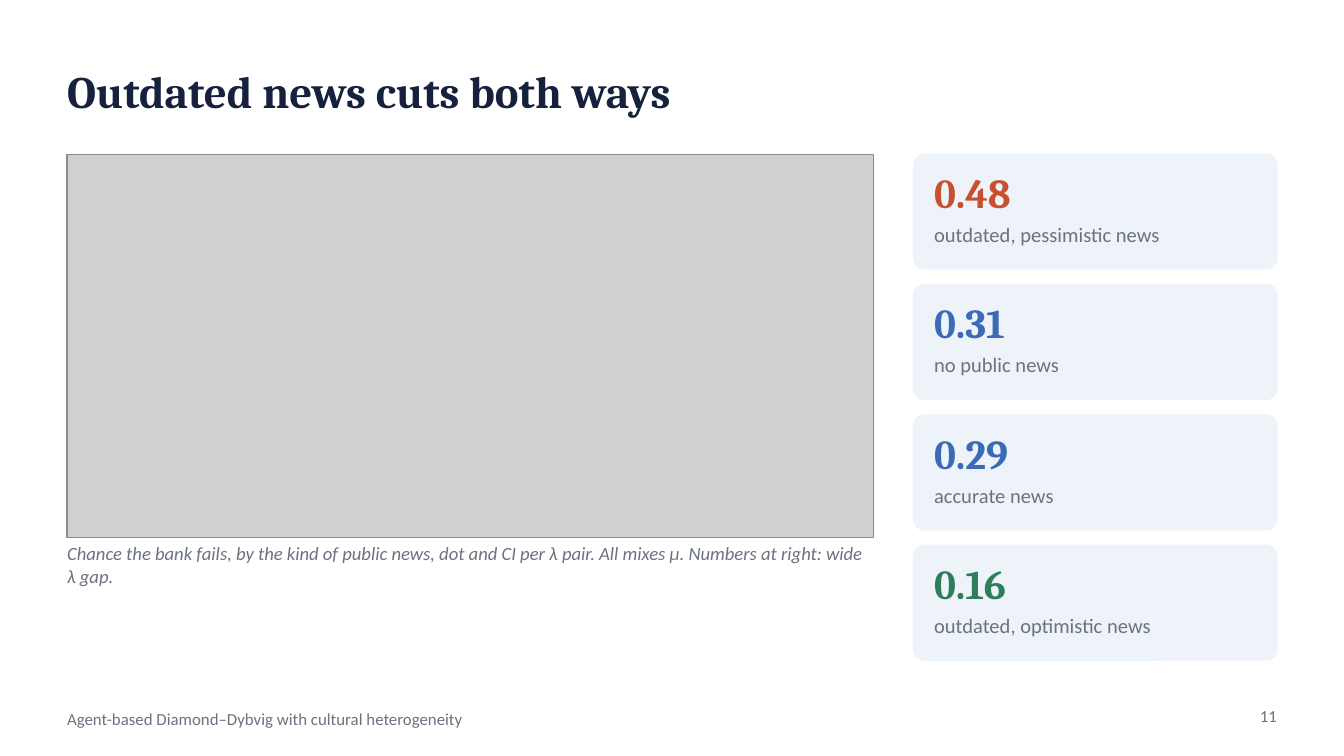
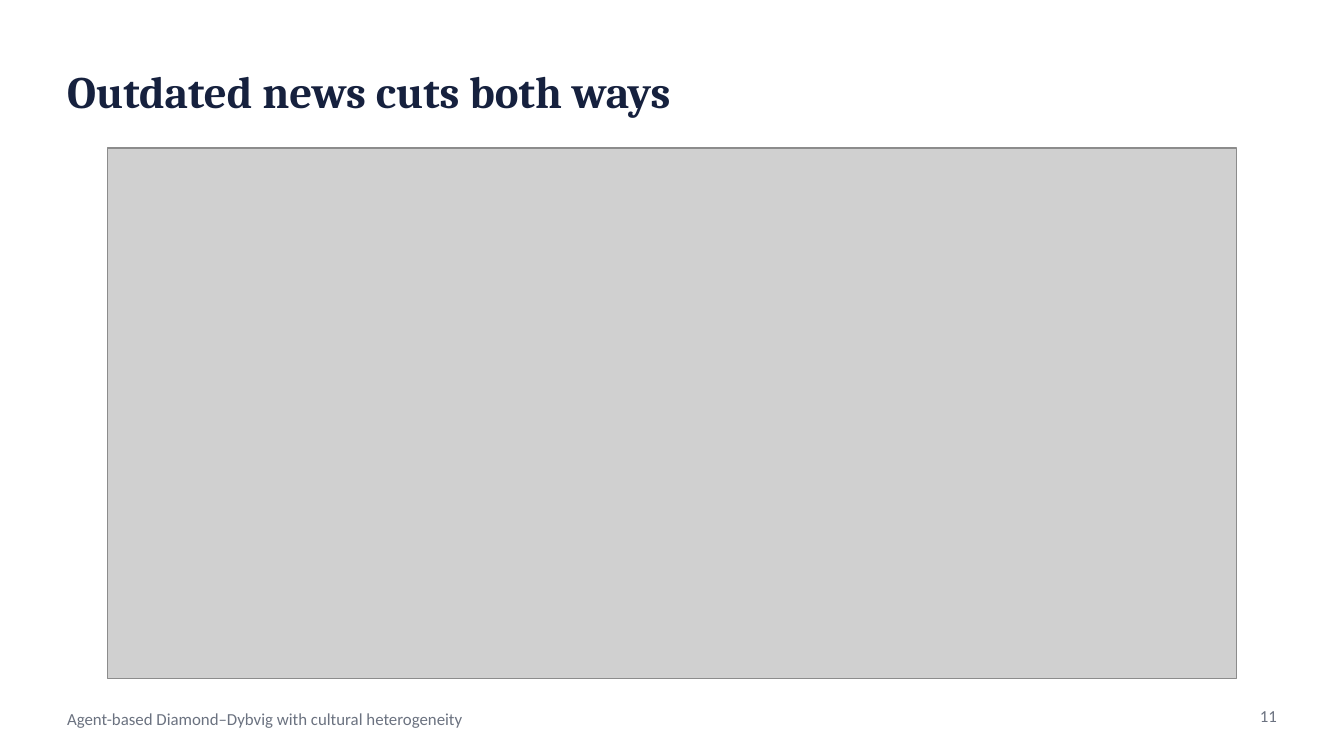
Before and after one commit to wlstover/BankRuns5, a slide deck: slide 11 of docs/deck_2026-10-26_seminar.pptx. Drawn at 1344x756 pixels with LibreOffice and Linux fonts; fonts in the diff are those of the drawing; grey boxes stand for pictures. Boxes give left, top, right and bottom in pixels: in the first picture for what was removed or moved away, otherwise in the second. Text is boxed around its words. In the diff, an @@ line names an element or a change of style, - is before the commit and + after.

```diff
--- a/docs/deck_2026-10-26_seminar.pptx
+++ b/docs/deck_2026-10-26_seminar.pptx
@@ picture: place and size @@
-picture at [67, 155, 874, 538]
+picture at [108, 148, 1236, 679]
@@ rounded rectangle removed at [914, 155, 1277, 269] @@
@@ text removed at [934, 180, 1011, 209] @@
-0.48
@@ text removed at [934, 228, 1160, 246] @@
-outdated, pessimistic news
@@ rounded rectangle removed at [914, 285, 1277, 399] @@
@@ text removed at [934, 310, 1005, 339] @@
-0.31
@@ text removed at [934, 358, 1059, 376] @@
-no public news
@@ rounded rectangle removed at [914, 415, 1277, 530] @@
@@ text removed at [934, 441, 1008, 470] @@
-0.29
@@ text removed at [934, 490, 1054, 503] @@
-accurate news
@@ text removed at [67, 547, 862, 586] @@
-Chance the bank fails, by the kind of public news, dot and CI per λ pair. All mixes μ. Numbers at right: wide λ gap.
@@ rounded rectangle removed at [914, 546, 1277, 660] @@
@@ text removed at [934, 571, 1006, 600] @@
-0.16
@@ text removed at [934, 619, 1151, 637] @@
-outdated, optimistic news
```
Also in this commit, not shown: 2 other slides changed, 7 other files.
